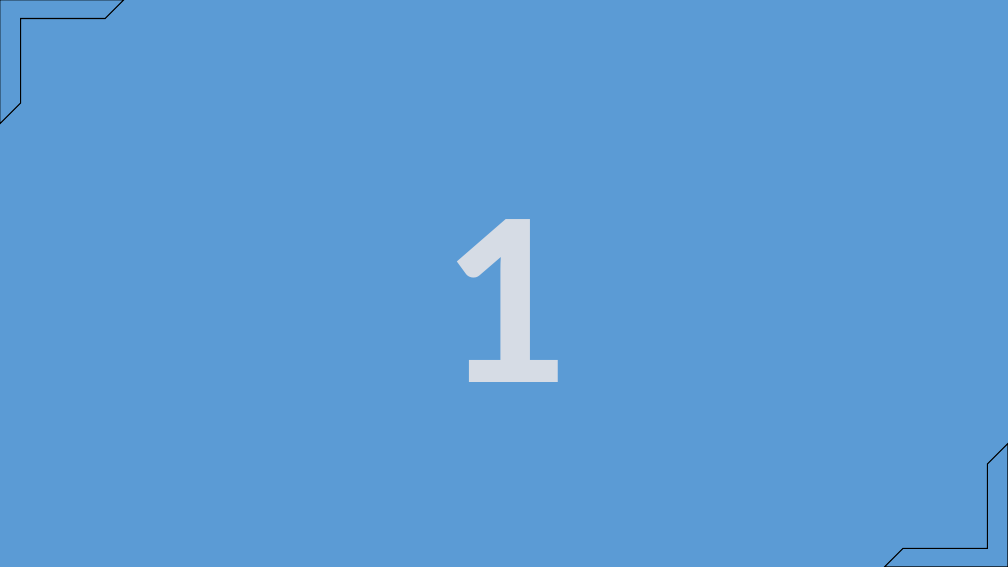
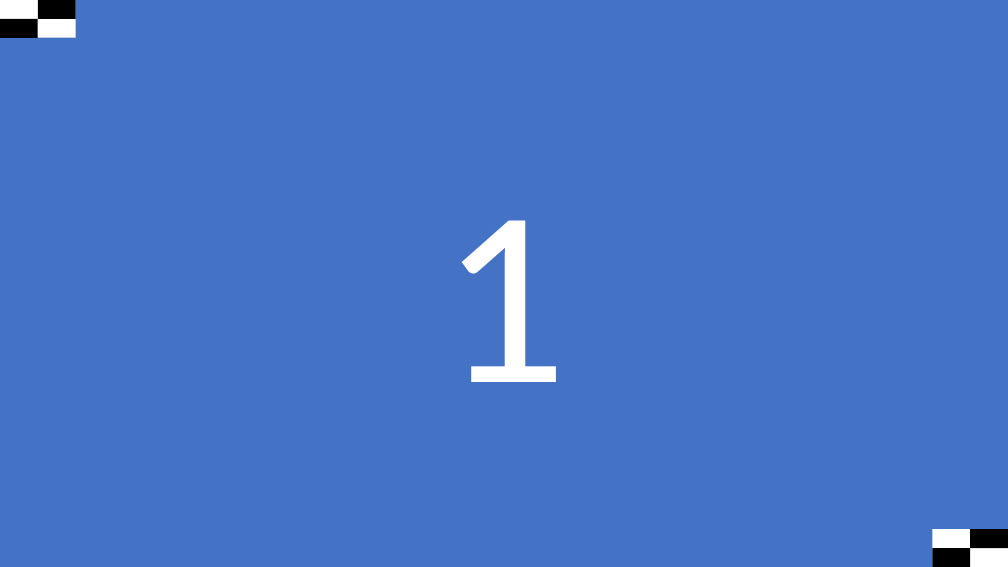
Before and after one commit to alexewerlof/node-tv-slideshow, a slide deck: slide 1 of example-slides.pptx. Drawn at 1008x567 pixels with LibreOffice and Linux fonts; fonts in the diff are those of the drawing. Boxes give left, top, right and bottom in pixels: in the first picture for what was removed or moved away, otherwise in the second. Text is boxed around its words. In the diff, an @@ line names an element or a change of style, - is before the commit and + after.

```diff
--- a/example-slides.pptx
+++ b/example-slides.pptx
@@ rectangle at box(0, 0, 1008, 567): fill #5B9BD5 to #4472C4 @@
@@ half frame removed at box(0, 0, 124, 124) @@
@@ rectangle added at box(0, 0, 76, 38), fill #FFFFFF @@
@@ rectangle added at box(0, 19, 38, 38), fill #000000 @@
@@ rectangle added at box(38, 0, 76, 19), fill #000000 @@
@@ text "1" at box(440, 220, 567, 382): text colour pattern #44546A on #D6DCE5 to #FFFFFF, letter outline #333F50 1 pt to none, bold off @@
@@ half frame removed at box(885, 443, 1008, 567) @@
@@ rectangle added at box(932, 529, 1008, 567), fill #FFFFFF @@
@@ rectangle added at box(970, 529, 1008, 548), fill #000000 @@
@@ rectangle added at box(932, 548, 970, 567), fill #000000 @@
```
Also in this commit, not shown: 2 other slides changed, 4 other files.
